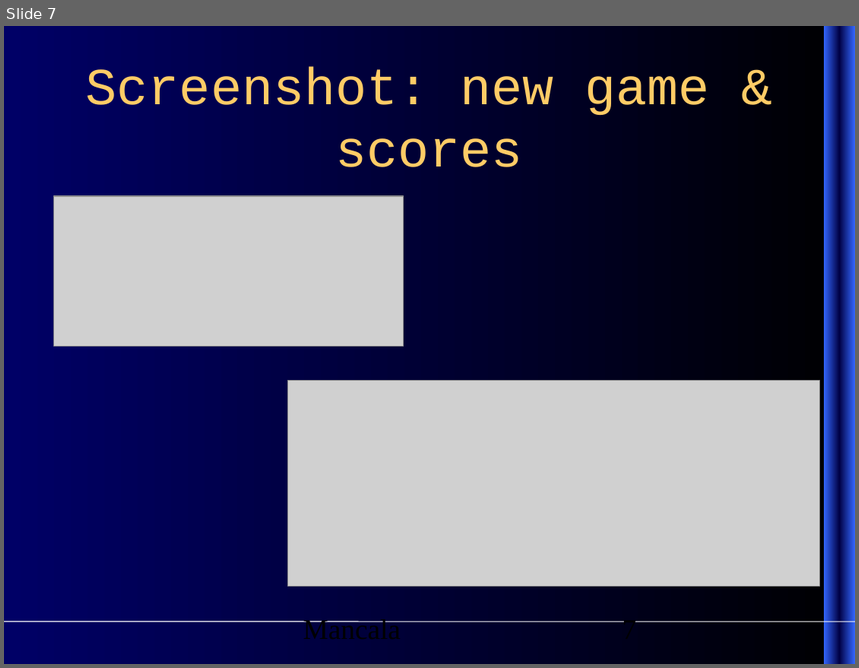
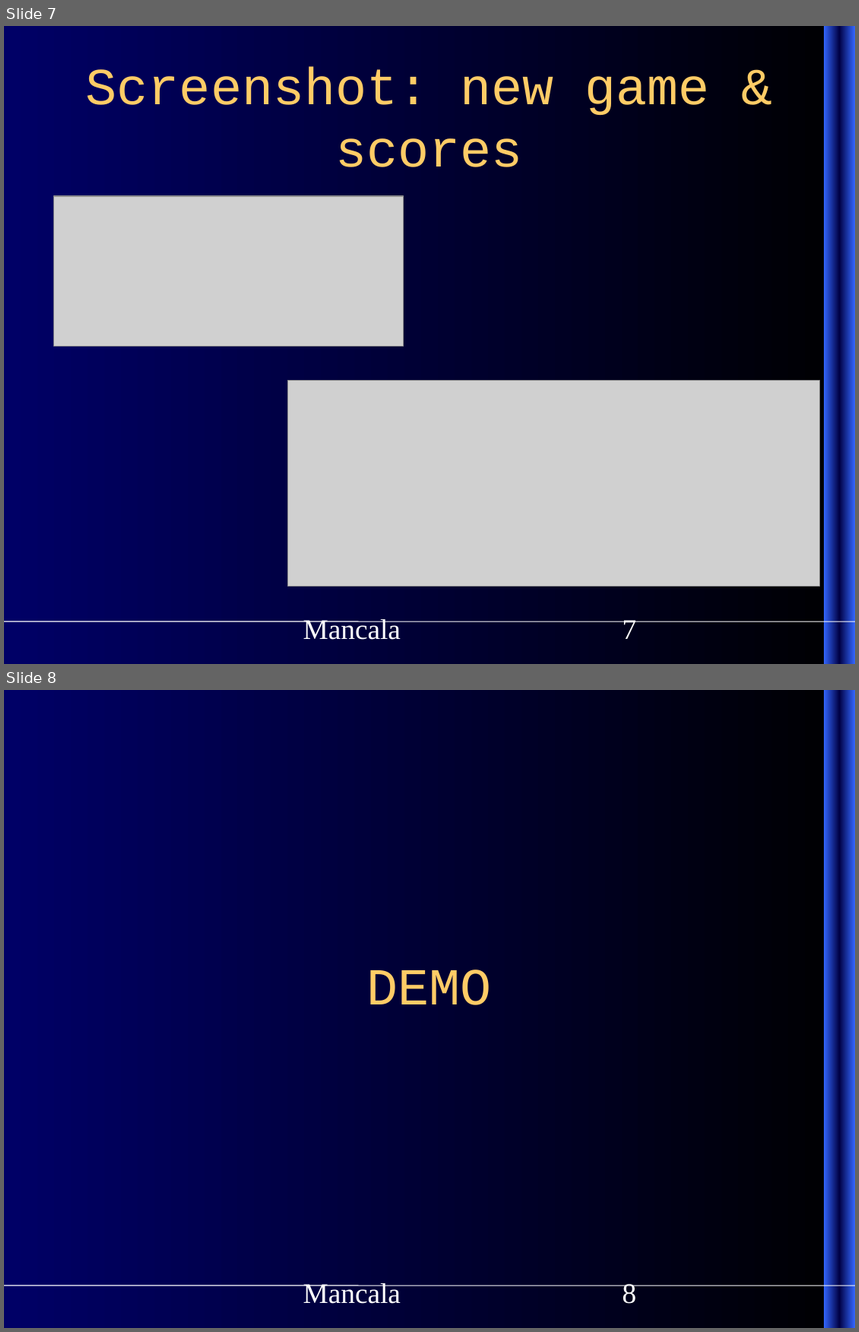
Before and after one commit to sysmod/sysmod10, a slide deck: Documents/presentation.ppt. Shown one above the other, each under a label of ours: slide 7 before the commit, slides 7 and 8 after it. The pictures are 859x668 and 859x1332 pixels, drawn with LibreOffice and Linux fonts; fonts in the diff are those of the drawing; grey boxes stand for pictures. Boxes give left, top, right and bottom in pixels: in the first picture for what was removed or moved away, otherwise in the second. Text is boxed around its words. In the diff, an @@ line names an element or a change of style, - is before the commit and + after.

```diff
--- a/Documents/presentation.ppt
+++ b/Documents/presentation.ppt
@@ slide 8 added at [4,690,855,1328], background gradient #000000 to #000066; not listed: 10 template elements that a slide beside it also shows @@
@@ title added at [367,970,492,1005], 44 pt, text #FFCC66 @@
+DEMO
@@ text added at [303,1284,401,1304], 24 pt, text #FFFFFF @@
+Mancala
@@ page number added at [623,1284,637,1304], 24 pt, text #FFFFFF @@
+8
@@ slide 7 changed as well @@
@@ text "Mancala" at [303,620,401,640]: text colour #000000 to #FFFFFF @@
@@ page number at [623,620,637,639]: text colour #000000 to #FFFFFF @@
```
Also in this commit, not shown: 6 other slides changed, 1 other file.
